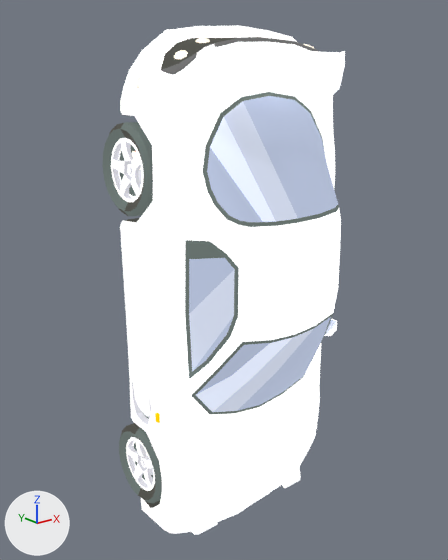
A saved change to the glTF model data/mazda_rx7.glb.
Rendered twice from a 50 mm camera at (-4.22, -5.8, 2.07) aimed at (-0.12, -0.68, 0.02). Lighting does not change. The marker at lower left points along +X, +Y and +Z. Where no turn or scale is listed for an object, it has been applied to the vertices.

Before the edit, the objects in view are built like this:
```python
ob_low_poly_rx7 = bpy.data.objects.new('Low Poly Rx7', me_mesh)
ob_low_poly_rx7.location = (0.0, 0.0, 0.0)
```
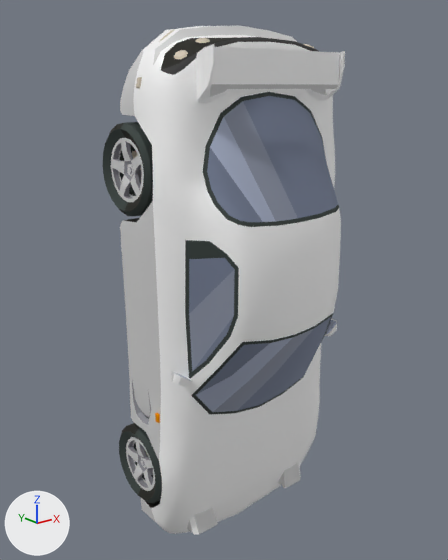
The newer file is also turned or shifted as a whole; pictures and numbers use the older file's frame.

Patch to the scene script:
```diff
--- a/data/mazda_rx7.glb.py
+++ b/data/mazda_rx7.glb.py
@@ mat_02___default @@
 mat_02___default.roughness = 0.896
-mat_02___default.emission_strength = 1.0
@@ mat_material__3 @@
 mat_material__3.roughness = 0.859
-mat_material__3.emission_color = (0.325, 0.369, 0.478)  # blue #9aa4b8
-mat_material__3.emission_strength = 1.0
@@ mat_material__4 @@
 mat_material__4.roughness = 0.859
-mat_material__4.emission_color = (0.443, 0.478, 0.569)  # light grey #b2b8c7
-mat_material__4.emission_strength = 1.0
@@ mat_material__5 @@
 mat_material__5.roughness = 0.859
-mat_material__5.emission_color = (0.58, 0.627, 0.745)  # light grey #c8cfe0
-mat_material__5.emission_strength = 1.0
@@ mat_material__6 @@
 mat_material__6.roughness = 0.859
-mat_material__6.emission_color = (0.102, 0.125, 0.118)  # dark grey #5a6360
-mat_material__6.emission_strength = 1.0
@@ mat_material__7 @@
 mat_material__7.roughness = 0.859
-mat_material__7.emission_color = (0.0588, 0.0588, 0.051)  # dark grey #454540
 mat_material__7.emission_strength = 1.0
@@ mat_material__8 @@
 mat_material__8.emission_color = (0.435, 0.435, 0.467)  # grey #b0b0b6
-mat_material__8.emission_strength = 1.0
@@ mat_material__9 @@
 mat_material__9.roughness = 0.859
-mat_material__9.emission_strength = 0.796
```

Where the change shows, as pixel boxes (x1, y1, x2, y2) in the pictures (448 x 560 px):
'Low Poly Rx7', surface changed, recoloured (white to grey)
    both: (103, 26, 345, 535)
